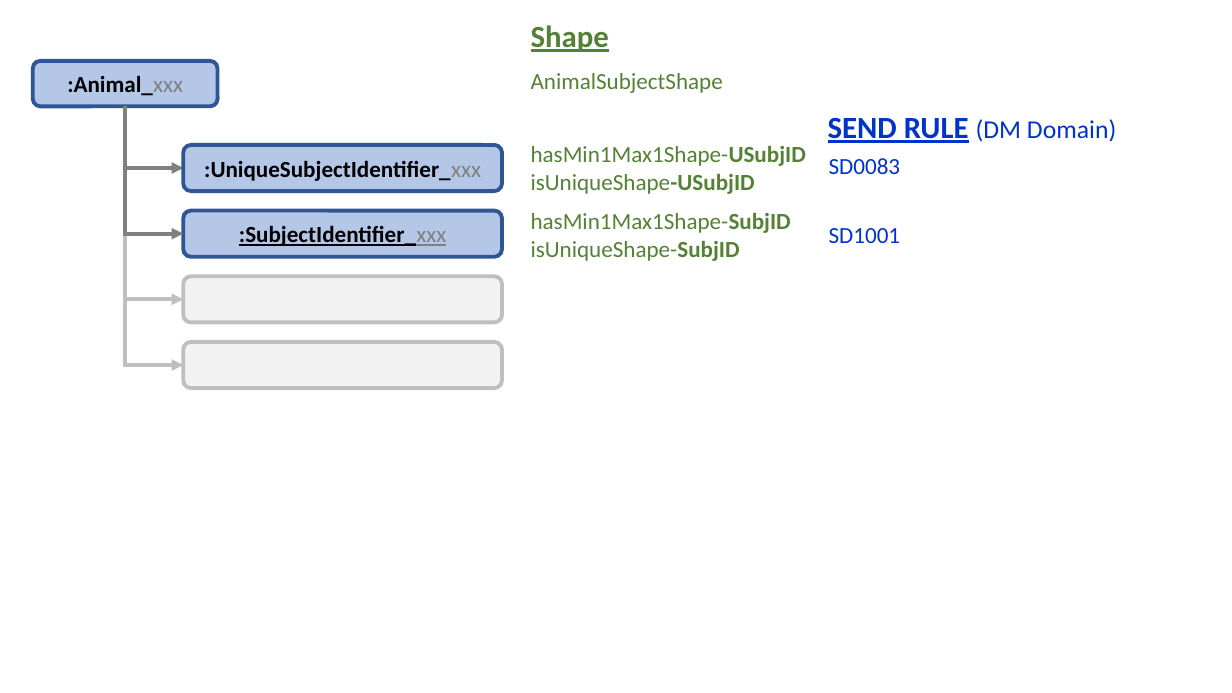
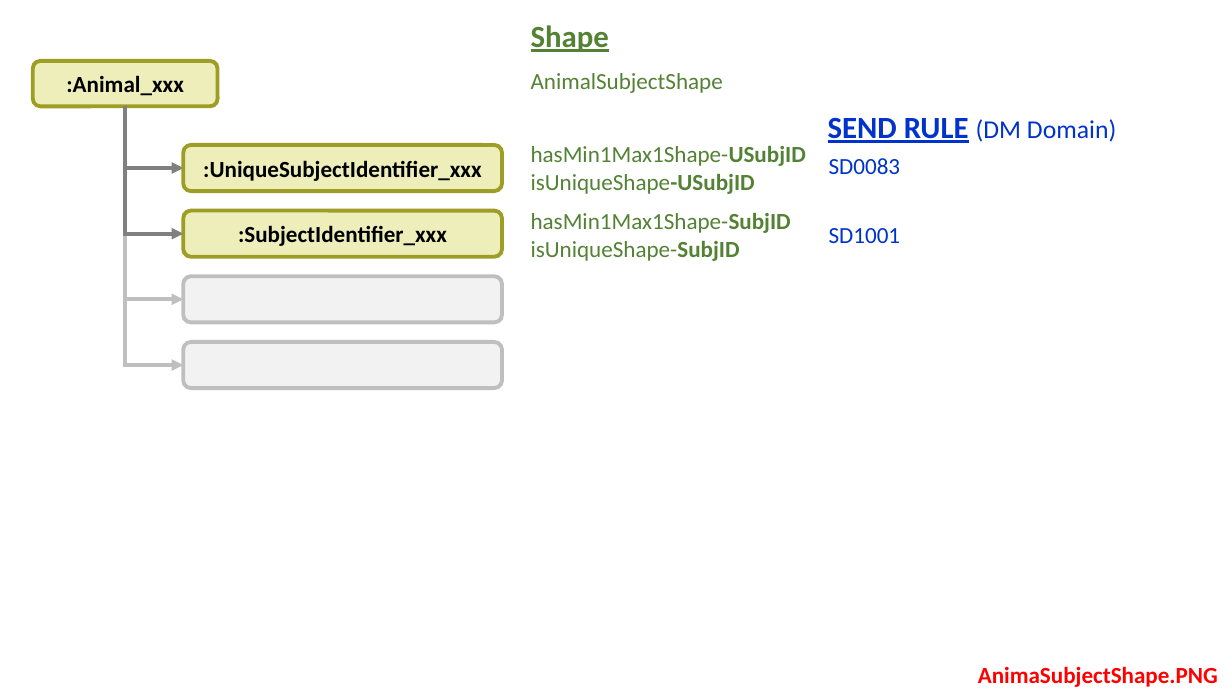
Before and after one commit to phuse-org/SENDConform, a slide deck: slide 3 of doc/images/ImageSources.pptx. Drawn at 1232x693 pixels with LibreOffice and Linux fonts; fonts in the diff are those of the drawing. Boxes give left, top, right and bottom in pixels: in the first picture for what was removed or moved away, otherwise in the second. Text is boxed around its words. In the diff, an @@ line names an element or a change of style, - is before the commit and + after.

```diff
--- a/doc/images/ImageSources.pptx
+++ b/doc/images/ImageSources.pptx
@@ rounded rectangle ":Animal_xxx" at (33, 61, 218, 106): text colour #808080 to #000000, bold on in ":Animal_xxx"; fill #B4C7E7 to #EEEEBB; outline #2F5597 3 pt to #9E9E27 3 pt @@
@@ rounded rectangle ":UniqueSubjectIdentifier_xxx" at (183, 145, 502, 191): text colour #808080 to #000000, bold on in ":UniqueSubjectIdentifier_xxx"; fill #B4C7E7 to #EEEEBB; outline #2F5597 3 pt to #9E9E27 3 pt @@
@@ rounded rectangle ":SubjectIdentifier_xxx" at (183, 211, 502, 257): text colour #808080 to #000000, bold on in ":SubjectIdentifier_xxx"; underline off; fill #B4C7E7 to #EEEEBB; outline #2F5597 3 pt to #9E9E27 3 pt @@
@@ text added at (978, 666, 1218, 687), 18 pt, text #FF0000, bold @@
+AnimaSubjectShape.PNG
```
Also in this commit, not shown: 3 other slides changed, 1 slide added, 12 other files.
